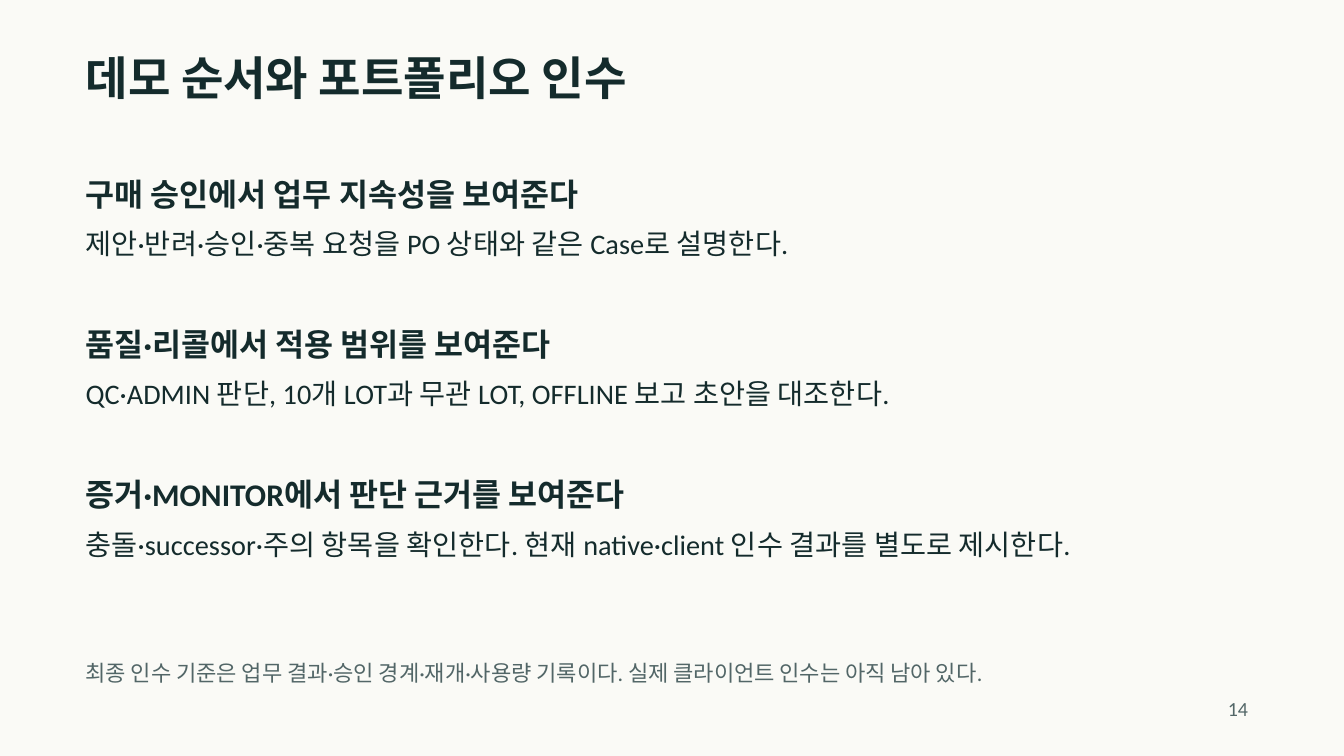
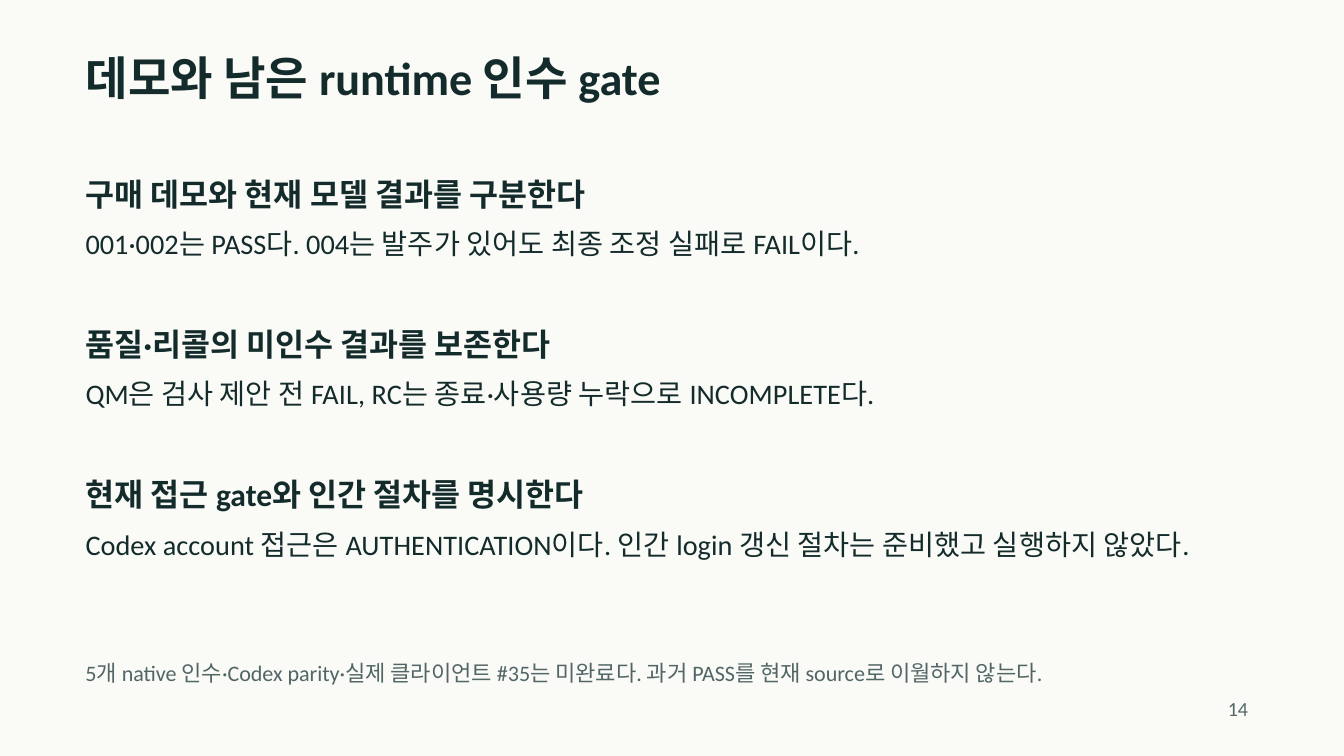
Before and after one commit to se0nghe0n/mulino-coreano-erp, a slide deck: slide 14 of docs/portfolio/mulino-coreano-portfolio-ko.pptx. Drawn at 1344x756 pixels with LibreOffice and Linux fonts; fonts in the diff are those of the drawing. Boxes give left, top, right and bottom in pixels: in the first picture for what was removed or moved away, otherwise in the second. Text is boxed around its words. In the diff, an @@ line names an element or a change of style, - is before the commit and + after.

Commit message:
docs(portfolio): 실제 모델 인수 실패와 미확정 비용 반영

```diff
--- a/docs/portfolio/mulino-coreano-portfolio-ko.pptx
+++ b/docs/portfolio/mulino-coreano-portfolio-ko.pptx
@@ text at [86,56,660,103]: text changed @@
-데모 순서와 포트폴리오 인수
+데모와 남은 runtime 인수 gate
@@ text at [86,179,586,209]: text changed @@
-구매 승인에서 업무 지속성을 보여준다
+구매 데모와 현재 모델 결과를 구분한다
@@ text at [86,230,859,257]: text changed @@
-제안·반려·승인·중복 요청을 PO 상태와 같은 Case로 설명한다.
+001·002는 PASS다. 004는 발주가 있어도 최종 조정 실패로 FAIL이다.
@@ text at [86,329,551,359]: text changed @@
-품질·리콜에서 적용 범위를 보여준다
+품질·리콜의 미인수 결과를 보존한다
@@ text at [86,380,875,408]: text changed @@
-QC·ADMIN 판단, 10개 LOT과 무관 LOT, OFFLINE 보고 초안을 대조한다.
+QM은 검사 제안 전 FAIL, RC는 종료·사용량 누락으로 INCOMPLETE다.
@@ text at [86,479,584,512]: text changed @@
-증거·MONITOR에서 판단 근거를 보여준다
+현재 접근 gate와 인간 절차를 명시한다
@@ text at [86,531,1190,560]: text changed @@
-충돌·successor·주의 항목을 확인한다. 현재 native·client 인수 결과를 별도로 제시한다.
+Codex account 접근은 AUTHENTICATION이다. 인간 login 갱신 절차는 준비했고 실행하지 않았다.
@@ text at [85,662,1042,685]: text changed @@
-최종 인수 기준은 업무 결과·승인 경계·재개·사용량 기록이다. 실제 클라이언트 인수는 아직 남아 있다.
+5개 native 인수·Codex parity·실제 클라이언트 #35는 미완료다. 과거 PASS를 현재 source로 이월하지 않는다.
```
Also in this commit, not shown: 2 other slides changed, 1 slide added, 1 slide removed, 4 other files.
